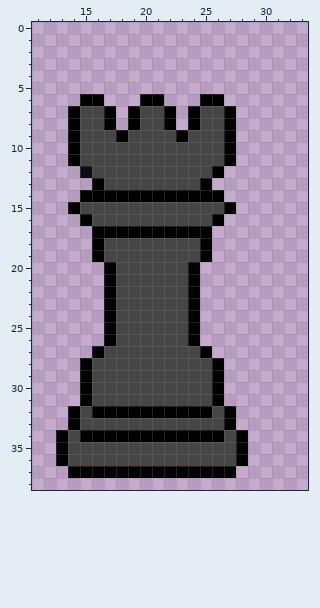
Pixel-art sprite, stored at Code/assets/sprites/Testing-Pieces/Pieces Base Form/Black_Rook.png. Above is the file before it was changed.
The file is 42x42 pixels. Pixels under 10% opacity are left out. Colours within 5 levels of each other are drawn and written as one. Shown: x 11..33, y 0..38.
After:
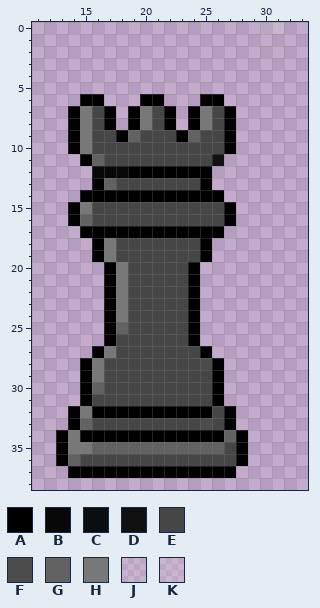
Palette (. is transparent): A #000000  B #080808  C #0a0e10  D #111111  E #464646  F #4c4c4c  G #636263  H #787878  J #eae7de23  K #eae7de2b
Changes in this commit:
Changed rows in their new state; - is an unchanged pixel.
first column x 30:
 0 JK
first column x 14:
 7 -H----H----H--
 8 -H----H----H--
 9 -H---G----G---
10 -H------------
11 .AG---------D.
12 -.BBBAAAAAAA.-
13 ---G----------
15 -H------------
16 AG----------EA
17 -A----------A-
18 ---H----------
19 ---H----------
20 ----H---------
21 ----H---------
22 ----H---------
23 ----H---------
24 ----H---------
25 ----G---------
27 ---H----------
28 --H--------F--
29 --H-----------
30 --G-----------
32 -H------------
33 -G---------F--
34 H------------G
35 HHGGGGGGGGGGG-
36 G-------------
Pixel boxes of the changes (left, top, right, bottom) in both pictures:
added: (260, 22, 284, 34)
changed: (68, 106, 236, 466)
